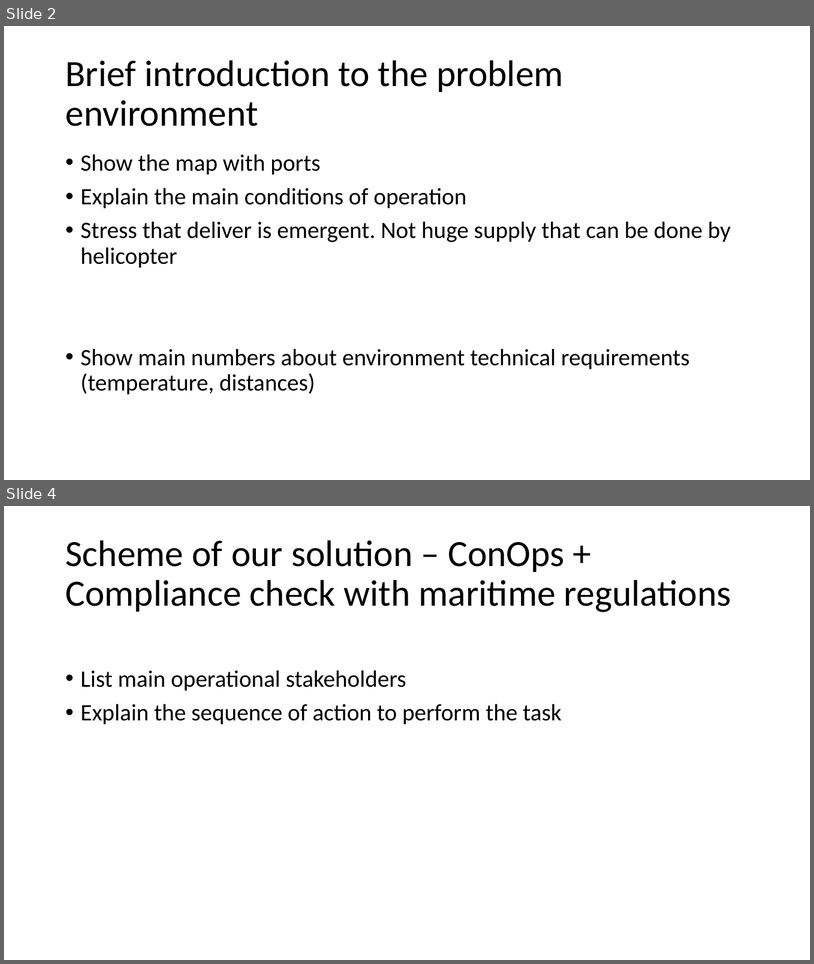
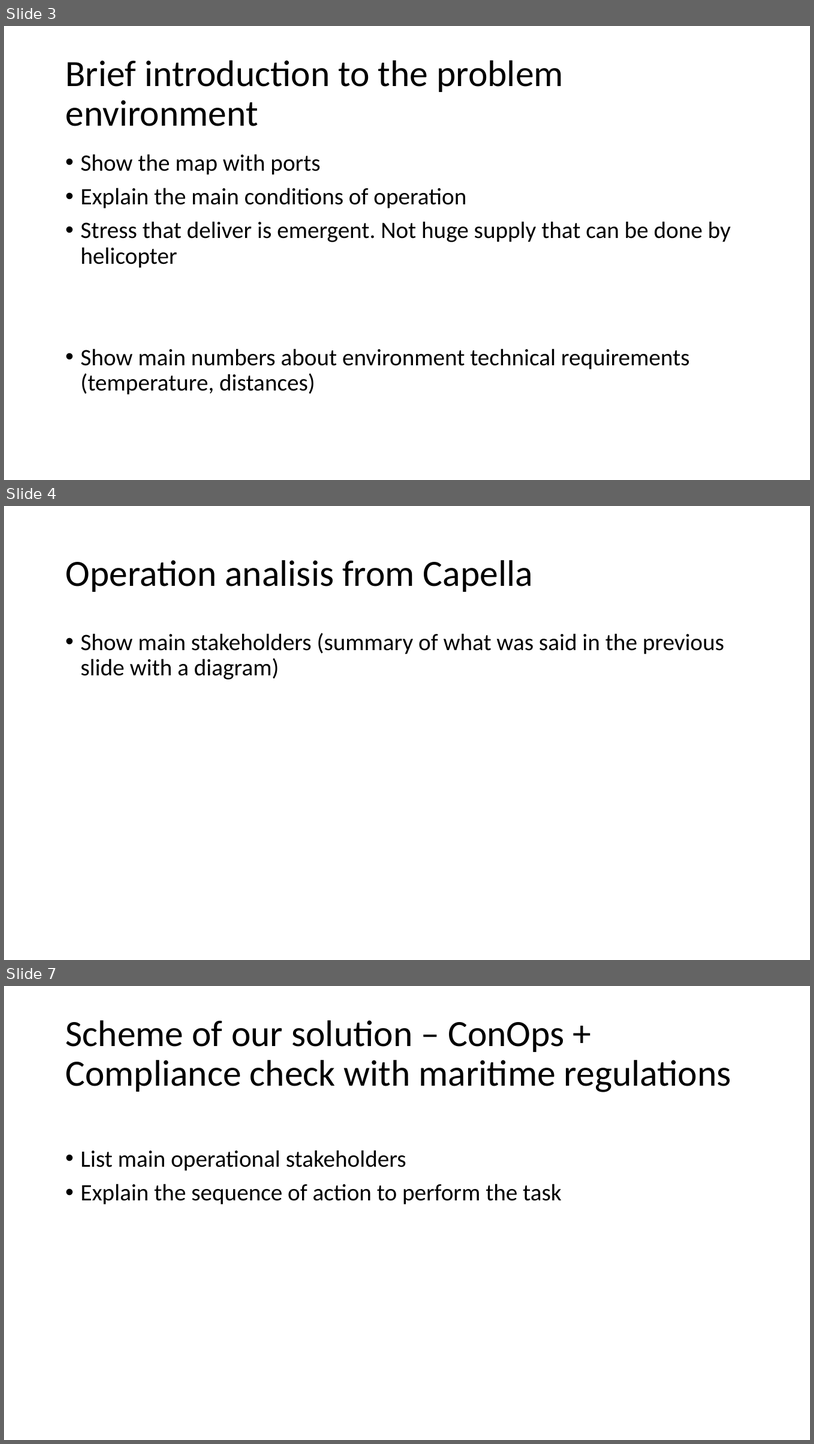
Before and after one commit to polonnikovasvetlana/SE_UAVArcticDelivery_Team5, a slide deck: PDR/PDR_pres.pptx. Shown one above the other, each under a label of ours: slides 2 and 4 before the commit, slides 3, 4 and 7 after it; the slides between them are not shown. The pictures are 814x964 and 814x1444 pixels, drawn with LibreOffice and Linux fonts; fonts in the diff are those of the drawing. Boxes give left, top, right and bottom in pixels: in the first picture for what was removed or moved away, otherwise in the second. Text is boxed around its words. In the diff, an @@ line names an element or a change of style, - is before the commit and + after.

```diff
--- a/PDR/PDR_pres.pptx
+++ b/PDR/PDR_pres.pptx
@@ slide 4 added at (x1=4, y1=506, x2=810, y2=960), background #FFFFFF @@
@@ title added at (x1=65, y1=560, x2=533, y2=592), 44 pt, text #000000 @@
+Operation analisis from Capella
@@ text added at (x1=81, y1=633, x2=725, y2=679), 28 pt, text #000000 @@
+• Show main stakeholders (summary of what was said in the previous slide with a diagram)
@@ what was slide 2 is now slide 3 @@
@@ what was slide 4 is now slide 7 @@
```
Also in this commit, not shown: 2 slides changed, 3 other slides added, 1 slide removed, 9 other files.
